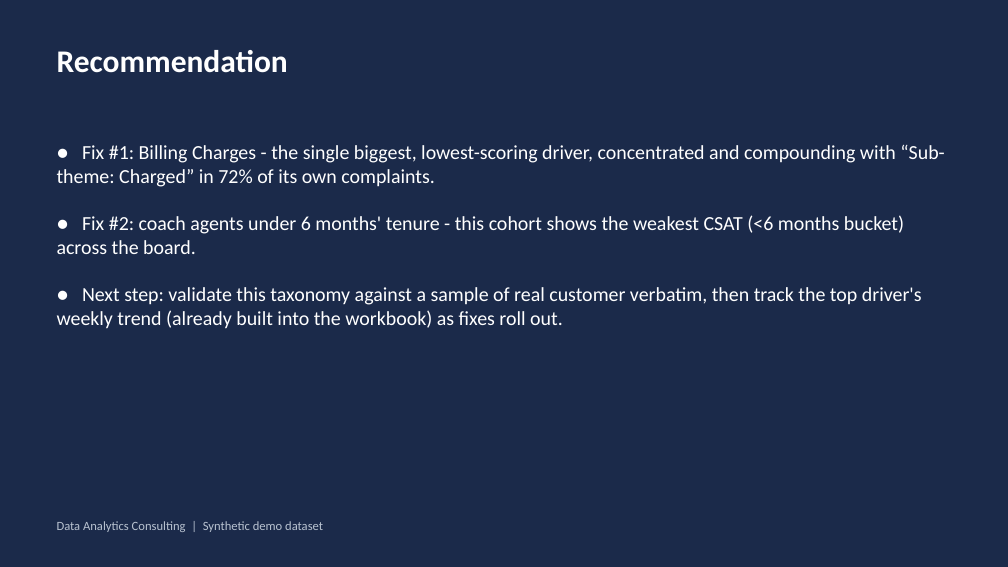
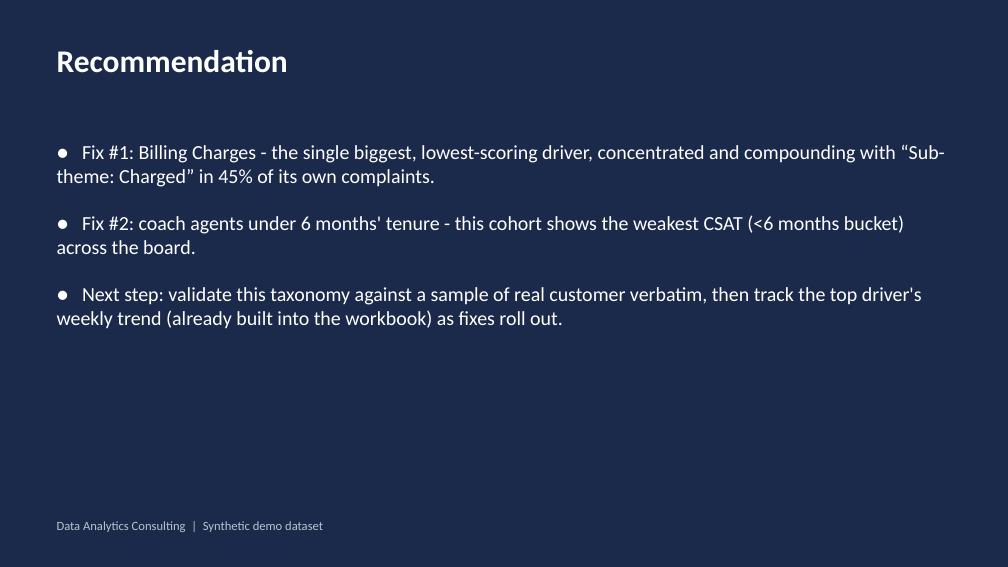
Before and after one commit to rameshpennam/ds-use-cases, a slide deck: slide 6 of usecase1_csat_nlp_rootcause/final_output/usecase1_csat_summary.pptx. Drawn at 1008x567 pixels with LibreOffice and Linux fonts; fonts in the diff are those of the drawing. Boxes give left, top, right and bottom in pixels: in the first picture for what was removed or moved away, otherwise in the second. Text is boxed around its words. In the diff, an @@ line names an element or a change of style, - is before the commit and + after.

```diff
--- a/usecase1_csat_nlp_rootcause/final_output/usecase1_csat_summary.pptx
+++ b/usecase1_csat_nlp_rootcause/final_output/usecase1_csat_summary.pptx
@@ text at (x1=57, y1=145, x2=944, y2=187): text changed @@
-● Fix #1: Billing Charges - the single biggest, lowest-scoring driver, concentrated and compounding with “Sub-theme: Charged” in 72% of its own complaints.
+● Fix #1: Billing Charges - the single biggest, lowest-scoring driver, concentrated and compounding with “Sub-theme: Charged” in 45% of its own complaints.
```
Also in this commit, not shown: 2 other slides changed, 7 other files.
